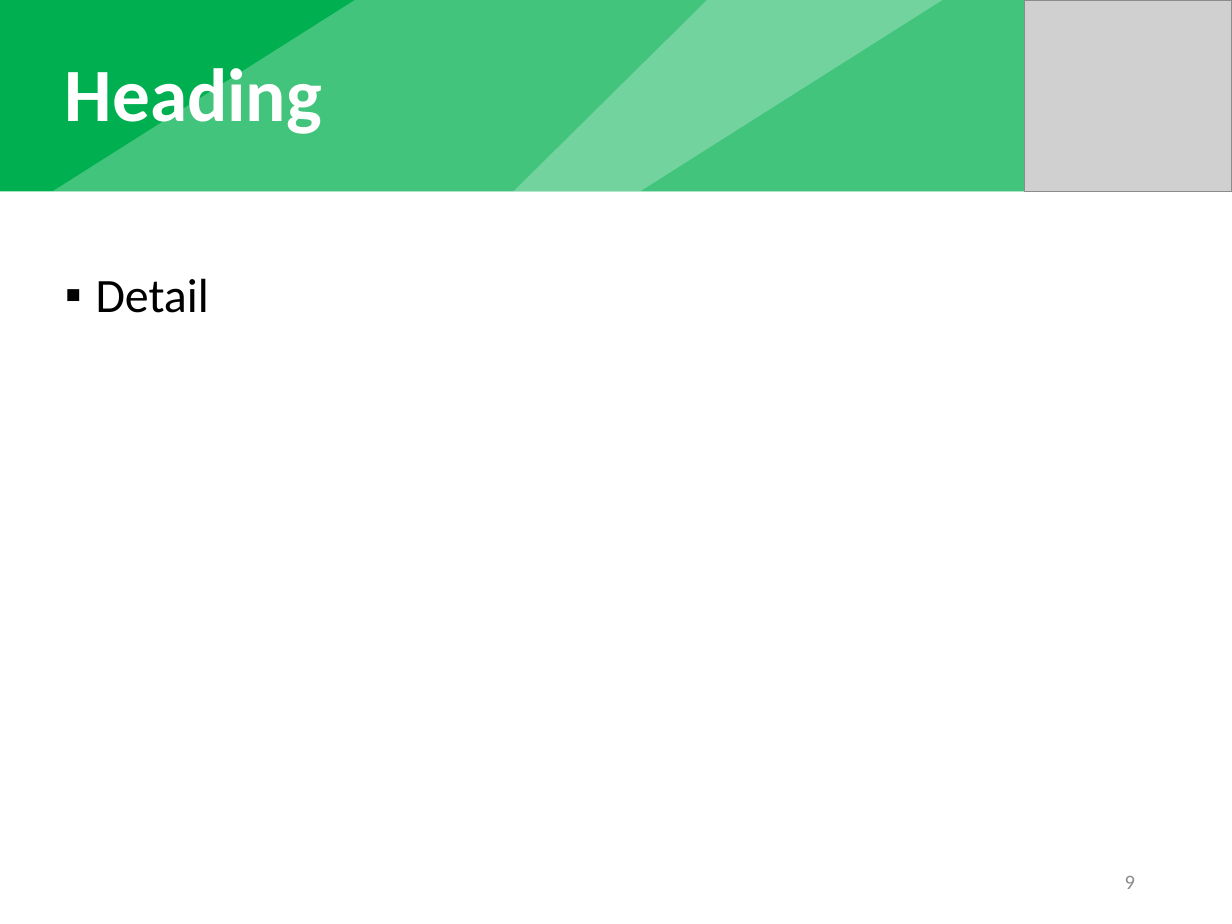
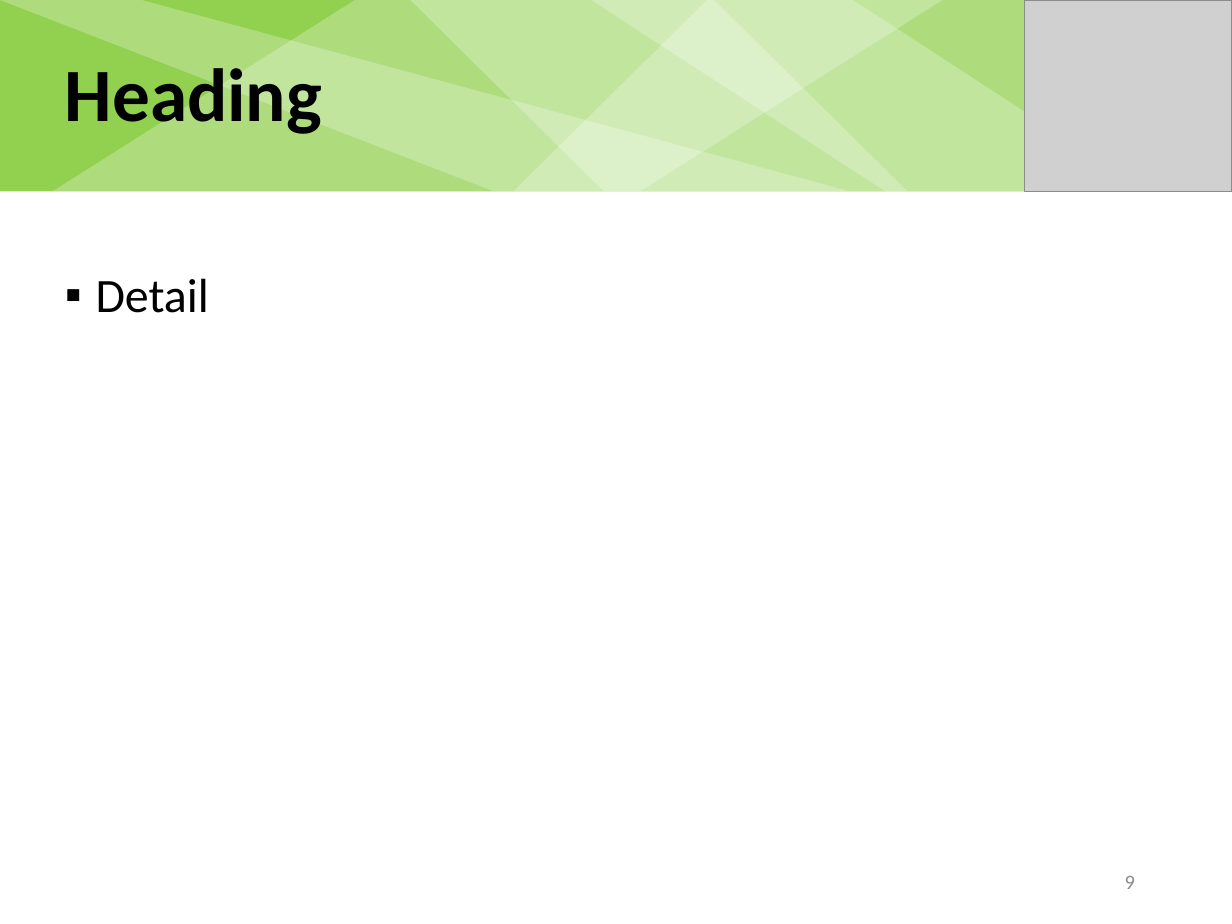
Before and after one commit to mielvds/iswc2016, a slide deck: slide 10 of files/iswc2016-slide-simple.pptx. Drawn at 1232x924 pixels with LibreOffice and Linux fonts; fonts in the diff are those of the drawing; grey boxes stand for pictures. Boxes give left, top, right and bottom in pixels: in the first picture for what was removed or moved away, otherwise in the second. Text is boxed around its words. In the diff, an @@ line names an element or a change of style, - is before the commit and + after.

```diff
--- a/files/iswc2016-slide-simple.pptx
+++ b/files/iswc2016-slide-simple.pptx
@@ rectangle at [0, 0, 1232, 191]: fill #00B050 to #92D050 @@
@@ freeform shape added at [0, 0, 850, 191], fill #FFFFFF at 26% opacity @@
@@ parallelogram added at [410, 0, 908, 191], fill #FFFFFF at 26% opacity @@
@@ parallelogram added at [591, 0, 1147, 191], fill #FFFFFF at 26% opacity @@
@@ title "Heading" at [65, 59, 322, 139]: text colour #FFFFFF to #000000 @@
```
Also in this commit, not shown: 9 other slides changed.
